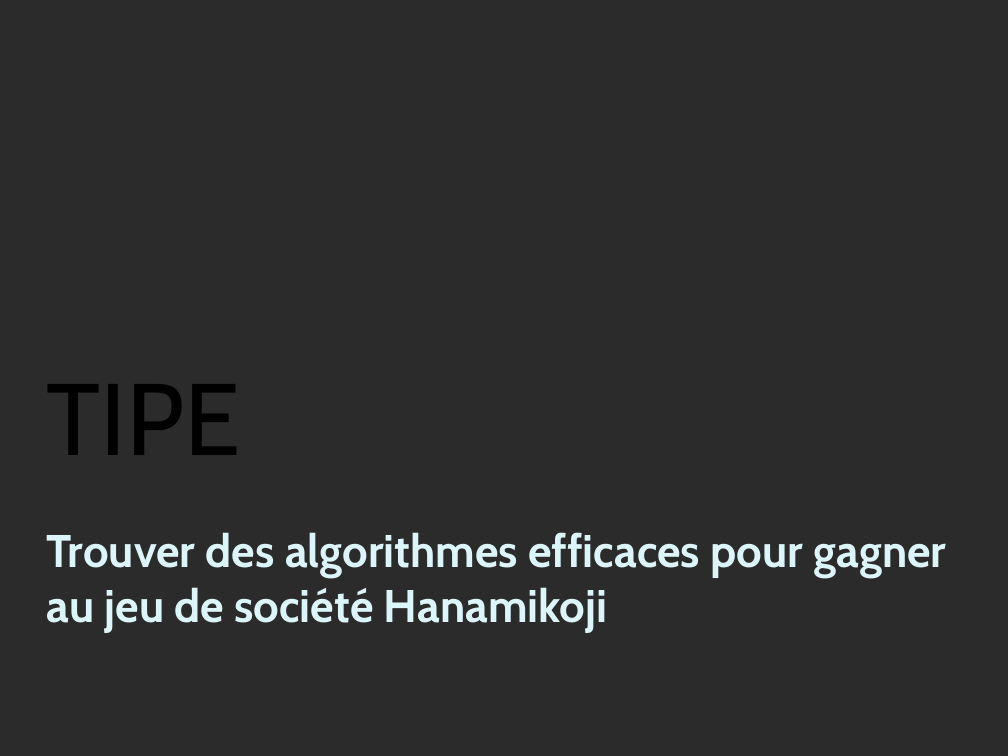
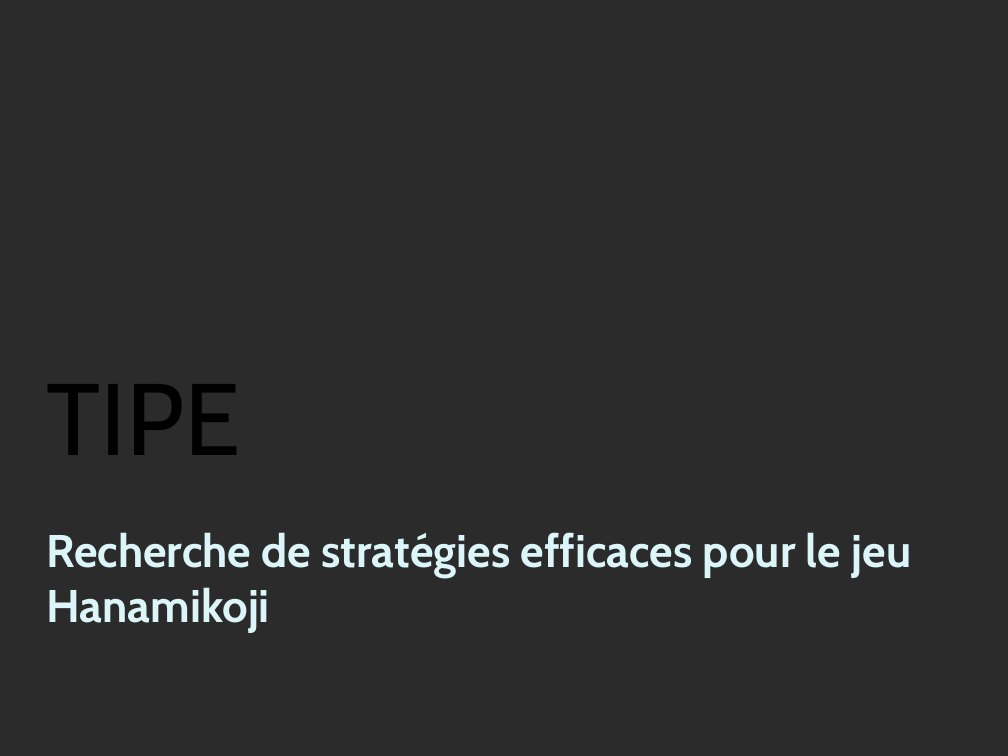
Before and after one commit to Triw-12/hanamikoji_solve, a slide deck: slide 1 of diaporama/Règles.odp. Drawn at 1008x756 pixels with LibreOffice and Linux fonts; fonts in the diff are those of the drawing; background and template pictures are left out; a plain dark background stands for a picture behind light text. Boxes give left, top, right and bottom in pixels: in the first picture for what was removed or moved away, otherwise in the second. Text is boxed around its words. In the diff, an @@ line names an element or a change of style, - is before the commit and + after.

```diff
--- a/diaporama/Règles.odp
+++ b/diaporama/Règles.odp
@@ subtitle at (x1=46, y1=532, x2=912, y2=633): text changed @@
-Trouver des algorithmes efficaces pour gagner au jeu de société Hanamikoji
+Recherche de stratégies efficaces pour le jeu Hanamikoji
```
Also in this commit, not shown: 22 other slides changed, 8 slides added, 3 slides removed, 6 other files.
